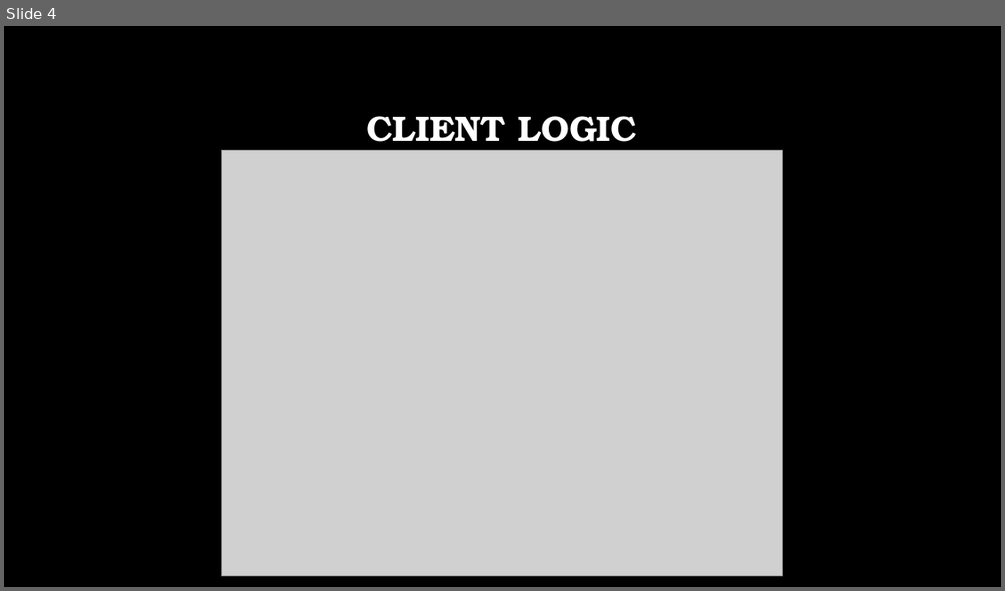
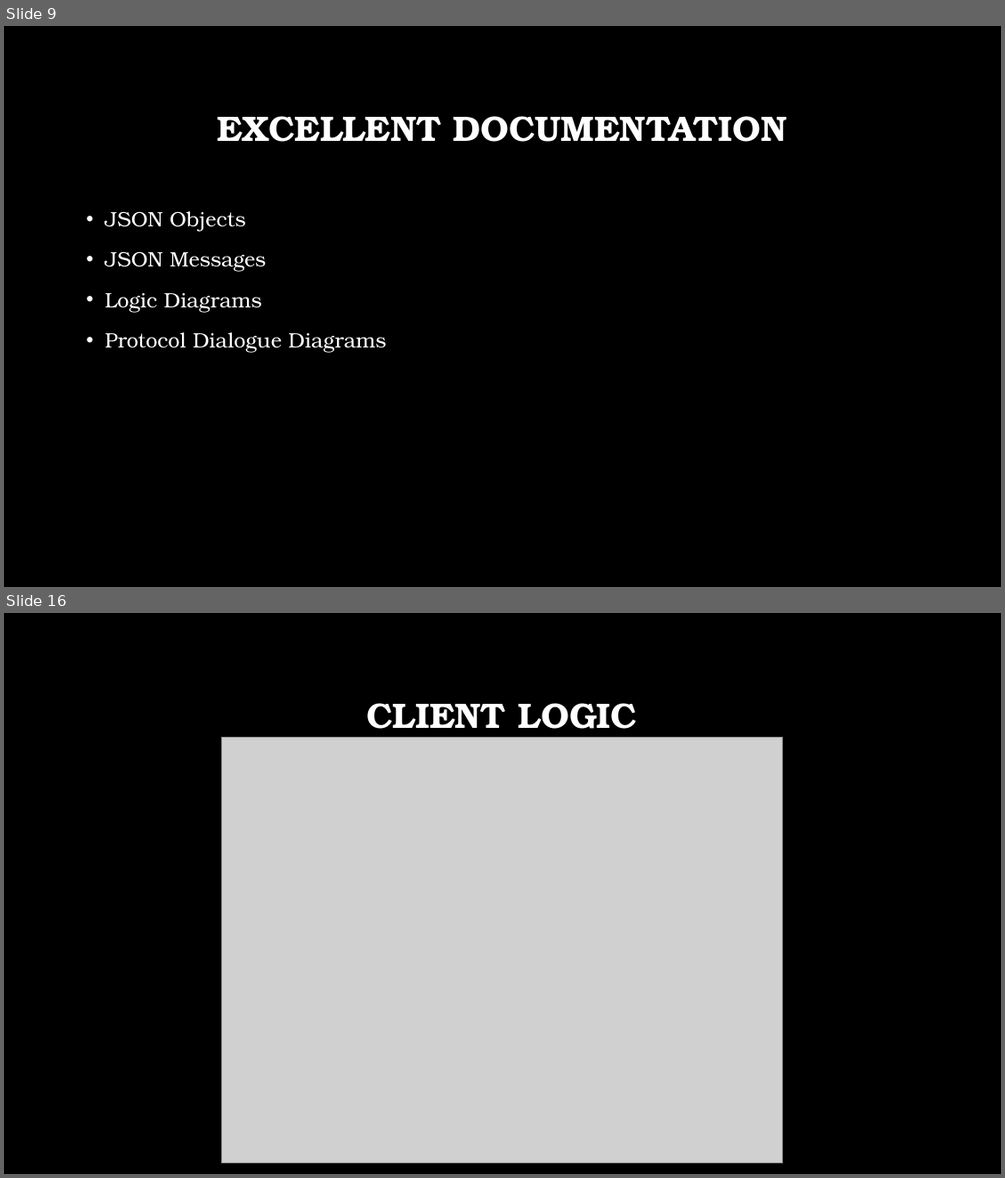
Before and after one commit to DragonRider0o0/CS-4670-Project, a slide deck: CS 4670 – Final Project.pptx. Shown one above the other, each under a label of ours: slide 4 before the commit, slides 9 and 16 after it; the slides between them are not shown. The pictures are 1005x591 and 1005x1178 pixels, drawn with LibreOffice and Linux fonts; fonts in the diff are those of the drawing; grey boxes stand for pictures; background and template pictures are left out. Boxes give left, top, right and bottom in pixels: in the first picture for what was removed or moved away, otherwise in the second. Text is boxed around its words. In the diff, an @@ line names an element or a change of style, - is before the commit and + after.

```diff
--- a/CS 4670 – Final Project.pptx
+++ b/CS 4670 – Final Project.pptx
@@ slide 9 added at [4,26,1001,587], background picture (left out) @@
@@ title added at [217,116,787,142], 34 pt, text #FFFFFF, bold @@
+EXCELLENT DOCUMENTATION
@@ text added at [105,211,386,353], 20 pt, text #FFFFFF @@
+• JSON Objects
+• JSON Messages
+• Logic Diagrams
+• Protocol Dialogue Diagrams
@@ what was slide 4 is now slide 16 @@
```
Also in this commit, not shown: 4 slides changed, 14 other slides added, 6 other files.
